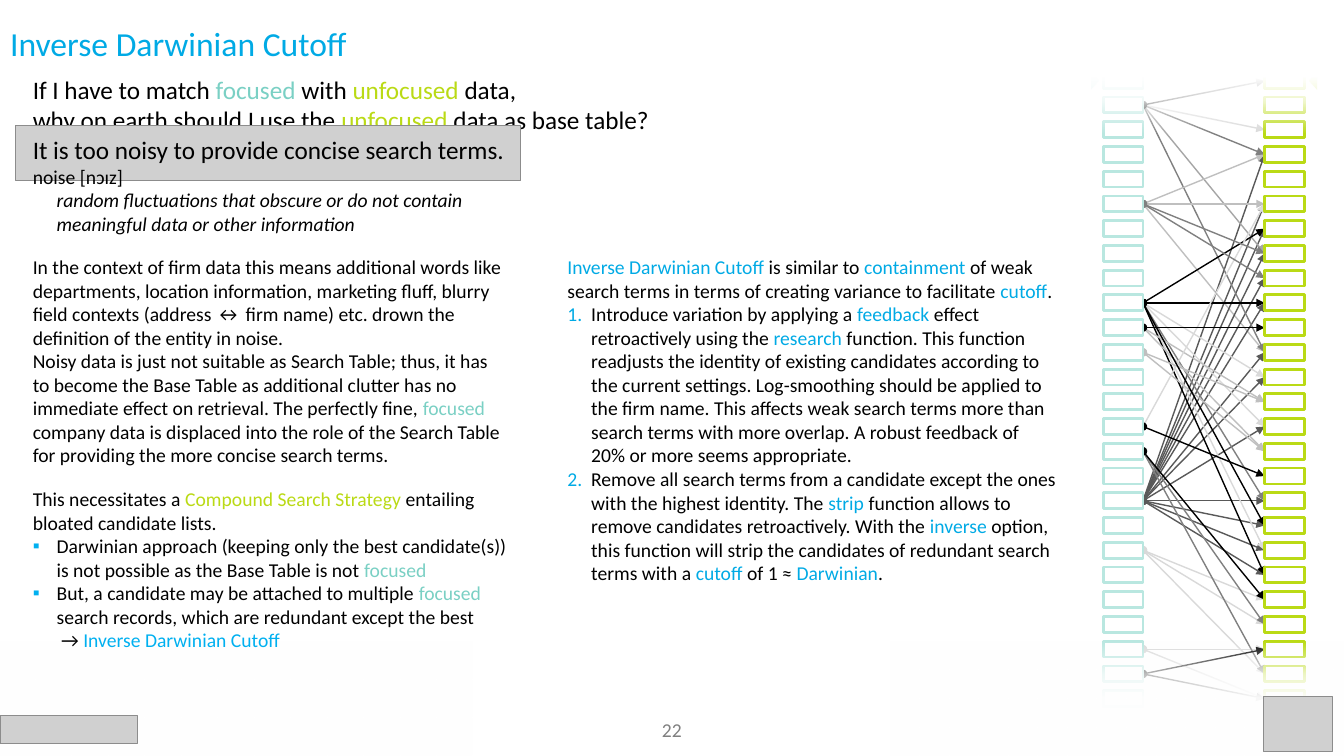
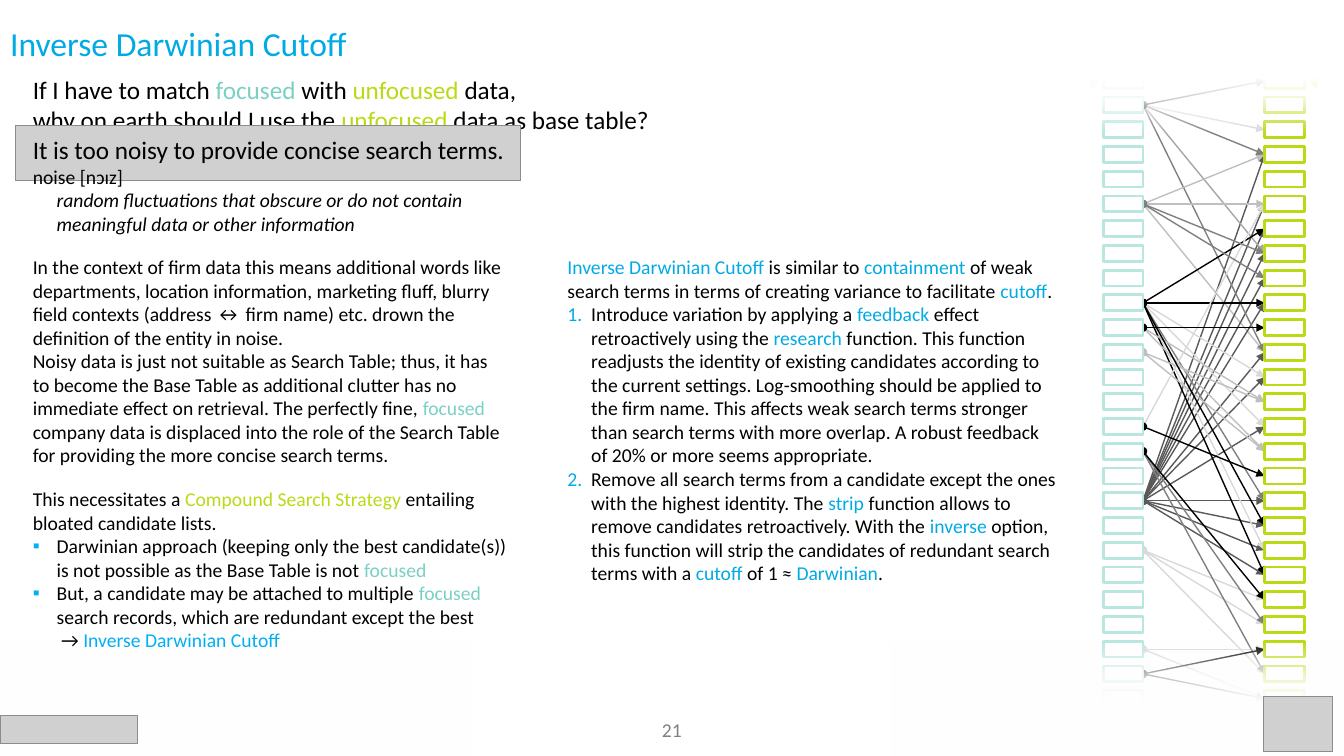
Before and after one commit to ThorstenDoherr/searchengine, a slide deck: slide 21 of doc/SearchEngine_Slides.pptx (slide 22 before the commit). Drawn at 1344x756 pixels with LibreOffice and Linux fonts; fonts in the diff are those of the drawing; grey boxes stand for pictures; background and template pictures are left out. Boxes give left, top, right and bottom in pixels: in the first picture for what was removed or moved away, otherwise in the second. Text is boxed around its words. In the diff, an @@ line names an element or a change of style, - is before the commit and + after.

```diff
--- a/doc/SearchEngine_Slides.pptx
+++ b/doc/SearchEngine_Slides.pptx
@@ text at [591, 307, 1042, 465]: text changed @@
-1. Introduce variation by applying a feedback effect retroactively using the research function. This function readjusts the identity of existing candidates according to the current settings. Log-smoothing should be applied to the firm name. This affects weak search terms more than search terms with more overlap. A robust feedback of 20% or more seems appropriate.
+1. Introduce variation by applying a feedback effect retroactively using the research function. This function readjusts the identity of existing candidates according to the current settings. Log-smoothing should be applied to the firm name. This affects weak search terms stronger than search terms with more overlap. A robust feedback of 20% or more seems appropriate.
@@ page number at [662, 724, 682, 737]: text changed @@
-22
+21
```
Also in this commit, not shown: 4 other slides changed, 1 slide removed, 1 other file.
